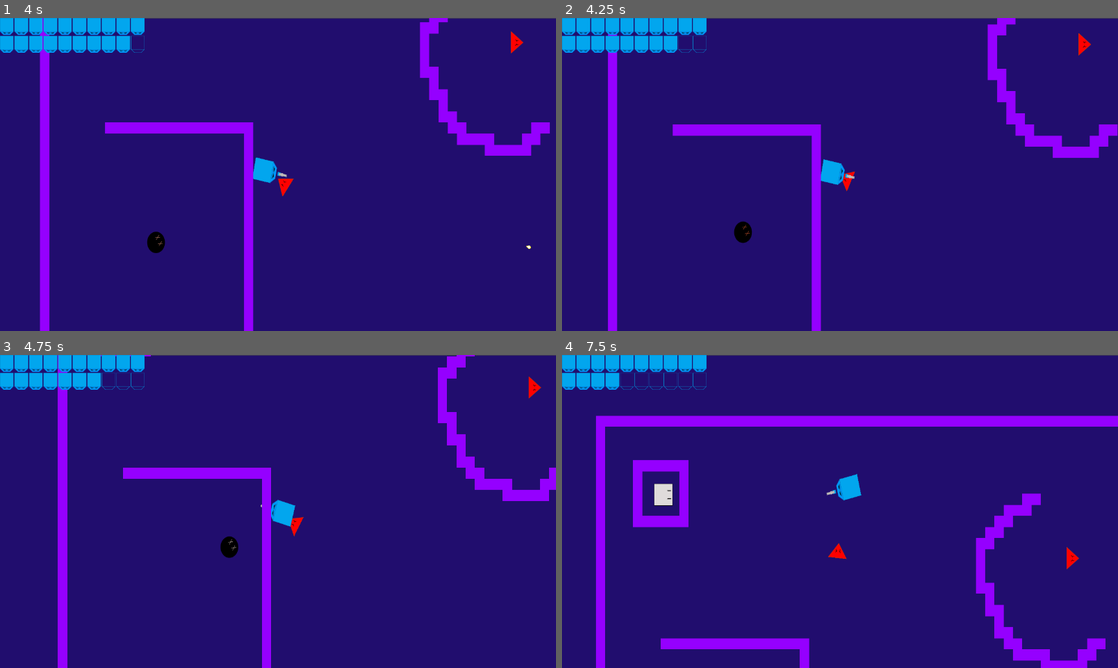
Above: before the commit, frames 1-4 (two rows, left to right).
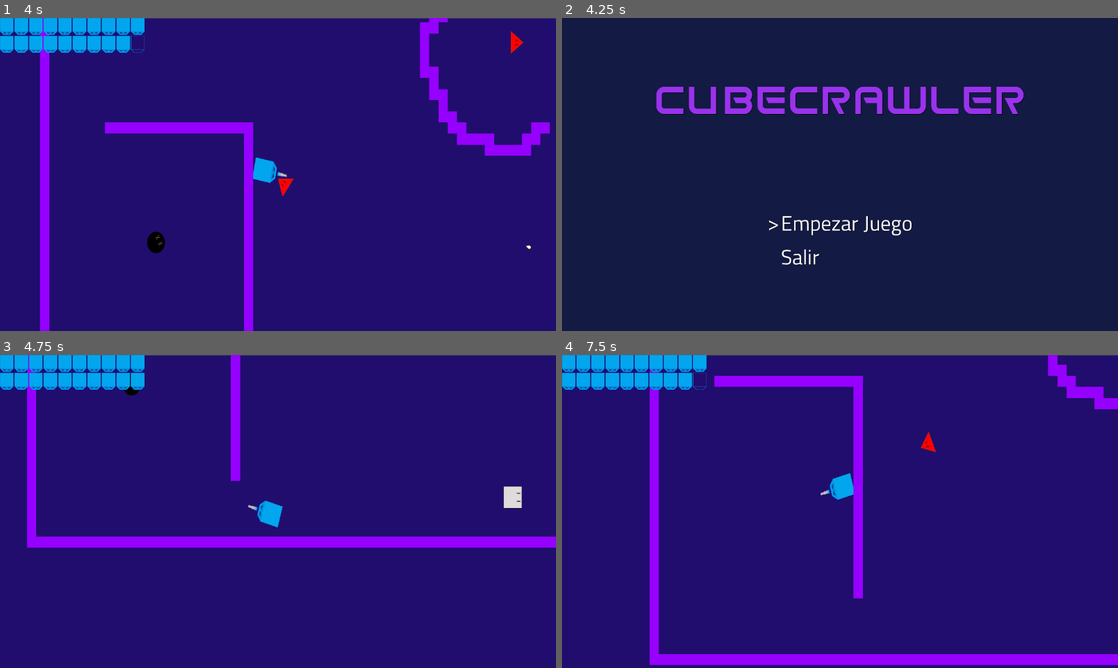
Above: after the commit, the same moments.

Repository: chaco470/CubeCrawler
Game: Godot game, scene res://GUI/MainMenu.tscn
The game is run twice, just before and just after one commit, with the same random seed, the same clock (stepped at 60 frames per second) and the same inputs.
Inputs (mouse positions are in pixels of both pictures, inside the frame that each line leads up to):
- Up to frame 1 (4 s): tap Enter (ui_accept) at 0.5, 0.77, 1.52, 3.02, 3.77 s; move the mouse to (400, 158) at 0.52 s; hold Up (_up) 0.53-1.28 s; click (400, 158) at 0.6 s; move the mouse to (166, 190) at 1.27 s; hold Down (_down) 1.28-2.03 s; tap Right (_rigth) at 1.35, 2.85 s; move the mouse to (333, 105) at 2.02 s; hold Up (_up) 2.03-3.53 s; click (333, 105) at 2.1 s; move the mouse to (250, 237) at 2.77 s; move the mouse to (444, 221) at 3.52 s; hold Left (_left) from 3.53 s (still down); click (444, 221) at 3.6 s
- Up to frame 2 (4.25 s): keep holding Left (_left); tap Escape (ui_cancel) at 4.15 s
- Up to frame 3 (4.75 s): keep holding Left (_left); move the mouse to (111, 464) at 4.27 s; tap Right (_rigth) at 4.35 s; tap Enter (ui_accept) at 4.52 s
- Up to frame 4 (7.5 s): move the mouse to (867, 511) at 5.02 s; release Left (_left) at 5.03 s; hold Down (_down) 5.03-5.78 s; click (867, 511) at 5.1 s; move the mouse to (756, 433) at 5.77 s; hold Up (_up) from 5.78 s (still down); tap Right (_rigth) at 5.85, 7.35 s; tap Enter (ui_accept) at 6.02, 6.77 s; move the mouse to (962, 495) at 6.52 s; click (962, 495) at 6.6 s; move the mouse to (728, 527) at 7.27 s

Frame 1 is identical in both runs. In frame 2, 100% of the frame differs, in the area x 0-100%, y 0-100%; in frame 3, 11%; in frame 4, 16%.

Commit message:
added exit action

Diff:
--- a/Assets/Scripts/Player.gd
+++ b/Assets/Scripts/Player.gd
@@ -24,7 +24,9 @@
 	state_machine.set_parent(self)
 	PlayerData.call_deferred("set_max_health", max_health)
 
-
+func _process(delta):
+	if Input.is_action_just_pressed("ui_cancel"):
+		get_tree().change_scene("res://GUI/MainMenu.tscn")
 
 func get_input_axis():
 
Binary file removed: Assets/Images/Exit.png
Not shown, removed: Assets/Images/Exit.png.import
Binary file removed: Assets/Images/StartGame.png
Not shown, removed: Assets/Images/StartGame.png.import
